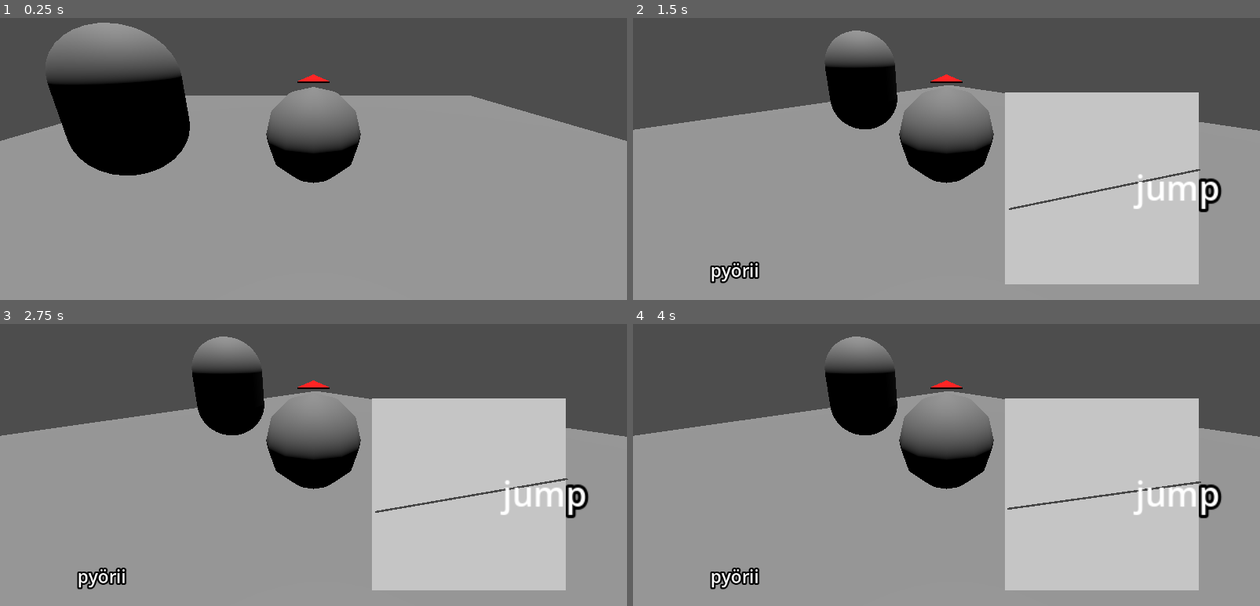
Above: before the commit, frames 1-4 (two rows, left to right).
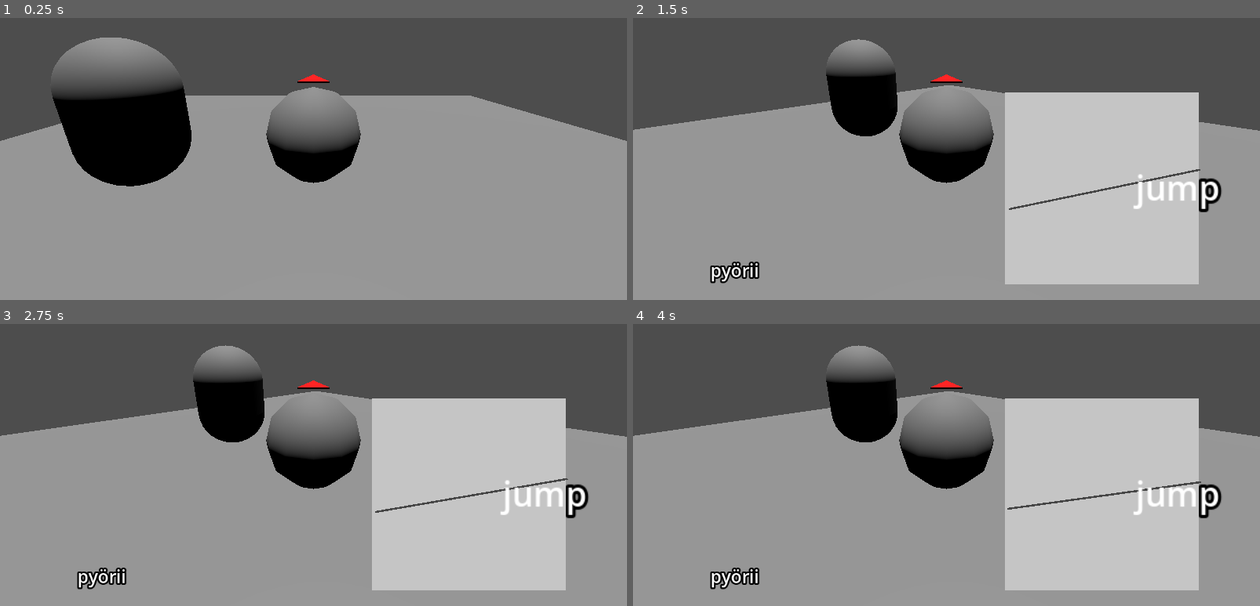
Above: after the commit, the same moments.

Repository: JaaskelainenL/tik-gamejam
Game: Godot game, scene res://scenes/game.tscn
The game is run twice, just before and just after one commit, with the same random seed, the same clock (stepped at 60 frames per second) and the same inputs.
Inputs:
- Up to frame 1 (0.25 s): no input
- Up to frame 2 (1.5 s): tap Enter (ui_accept) at 0.5, 0.77 s; hold Right (ui_right) 0.53-1.28 s; hold Down (ui_down) from 1.28 s (still down)
- Up to frame 3 (2.75 s): tap Enter (ui_accept) at 1.52 s; release Down (ui_down) at 2.03 s; hold Right (ui_right) from 2.03 s (still down)
- Up to frame 4 (4 s): release Right (ui_right) at 2.78 s; hold Up (ui_up) 2.78-3.53 s; tap Enter (ui_accept) at 3.02, 3.5, 3.77 s; hold Left (ui_left) from 3.53 s (still down)

The runs differ from the first frame. In frame 1, 4.6% of the frame differs, in the area x 7-31%, y 1-60%; in frame 2, 1.5%; in frame 3, 1.5%; in frame 4, 1.5%.

Commit message:
duct tape fix the collision

Diff:
--- a/scenes/enemy.gd
+++ b/scenes/enemy.gd
@@ -12,18 +12,18 @@
 # Called when the physics engine updates (every physics frame)
 func _physics_process(delta: float) -> void:
 	# Apply gravity
-	'''if not is_on_floor():
+	if not is_on_floor():
 		velocity.y += GRAVITY * delta
 		velocity.y = max(velocity.y, MAX_FALL_SPEED)  # Limit fall speed
 	else:
+		position.y += 0.001
 		velocity.y = 0  # Reset Y velocity when on the floor
-	'''
+
 	if velocity.length() > 0:
 		velocity = velocity.normalized() * max(velocity.length() - DECELERATION * delta, 0)
 	# Move and slide along surfaces (use move_and_slide with no arguments)
 	move_and_slide()
 	HIT_TIMER += delta
-	print(str(HIT_TIMER))
 	# Check for collisions with other bodies
 
 	for i in range(get_slide_collision_count()):
@@ -34,7 +34,7 @@
 			print("hit")
 			if HIT_TIMER > HIT_COOLDOWN:
 				# Apply push force based on collision normal
+				var push_direction = collision.get_normal() * PUSH_FORCE
 
-				var push_direction = collision.get_normal() * -PUSH_FORCE
 				velocity += push_direction
 				HIT_TIMER = 0.0
Not shown: 1 places in scenes/enemy.tscn that only renumber resources
Not shown: 1 places in scenes/game.tscn that only renumber resources
